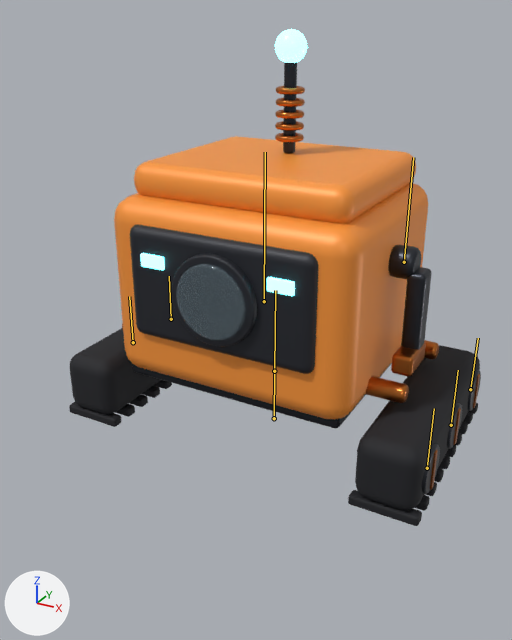
The glTF model godot-program/assets/models/robot.glb, before and after one commit.
Rendered twice from a 50 mm lens placed at (0.622, -1.216, 0.84), pointed at (-0.006, -0.074, 0.268). The axes (+X, +Y, +Z) are drawn at lower left. The lights are the same throughout. The first picture is the older version. The bones that change, and the others that lie on the model, are drawn over the model as lines.

The first picture shows 'RobotMesh'.
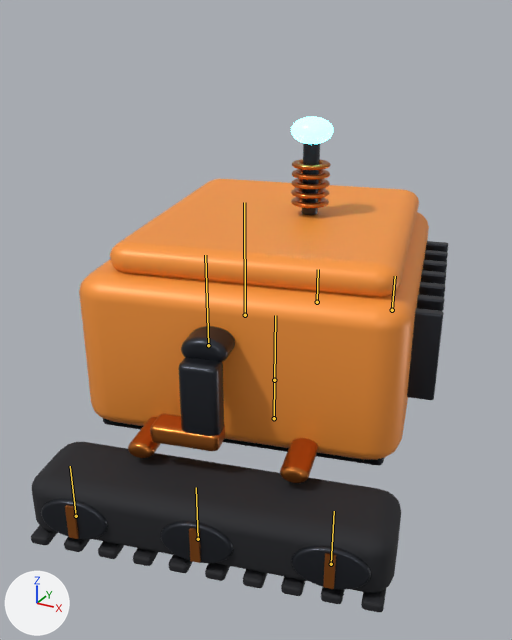
The newer file adds an action. The first version stands in its rest pose; the second is drawn at frame 7 of the action 'teleport'.

The edits, one by one:
Bone 'root' (bone_root) turns from (0, 0, 0) to (0, -76, 0) degrees about its own x, y and z.
Bone 'root' (bone_root) is rescaled from (1.0, 1.0, 1.0) to (1.31, 0.82, 1.31).

Where the change shows, as pixel boxes (x1, y1, x2, y2) in the pictures (512 x 640 px):
'RobotMesh', posed
    before: (69, 29, 481, 526)
    after: (31, 116, 448, 612)
bone 'root', root to tip
    before: (274, 418) to (274, 371)
    after: (274, 418) to (274, 380)
